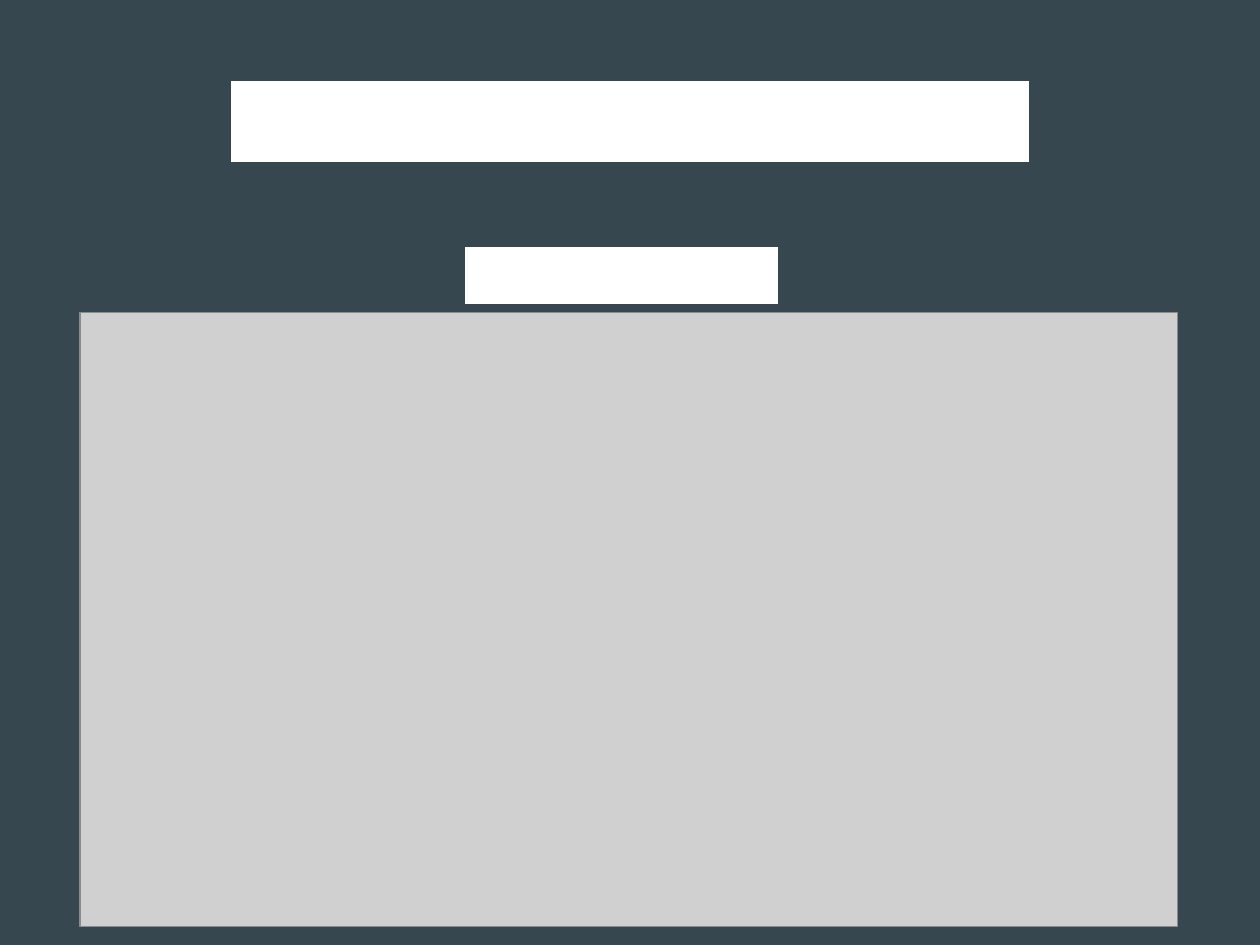
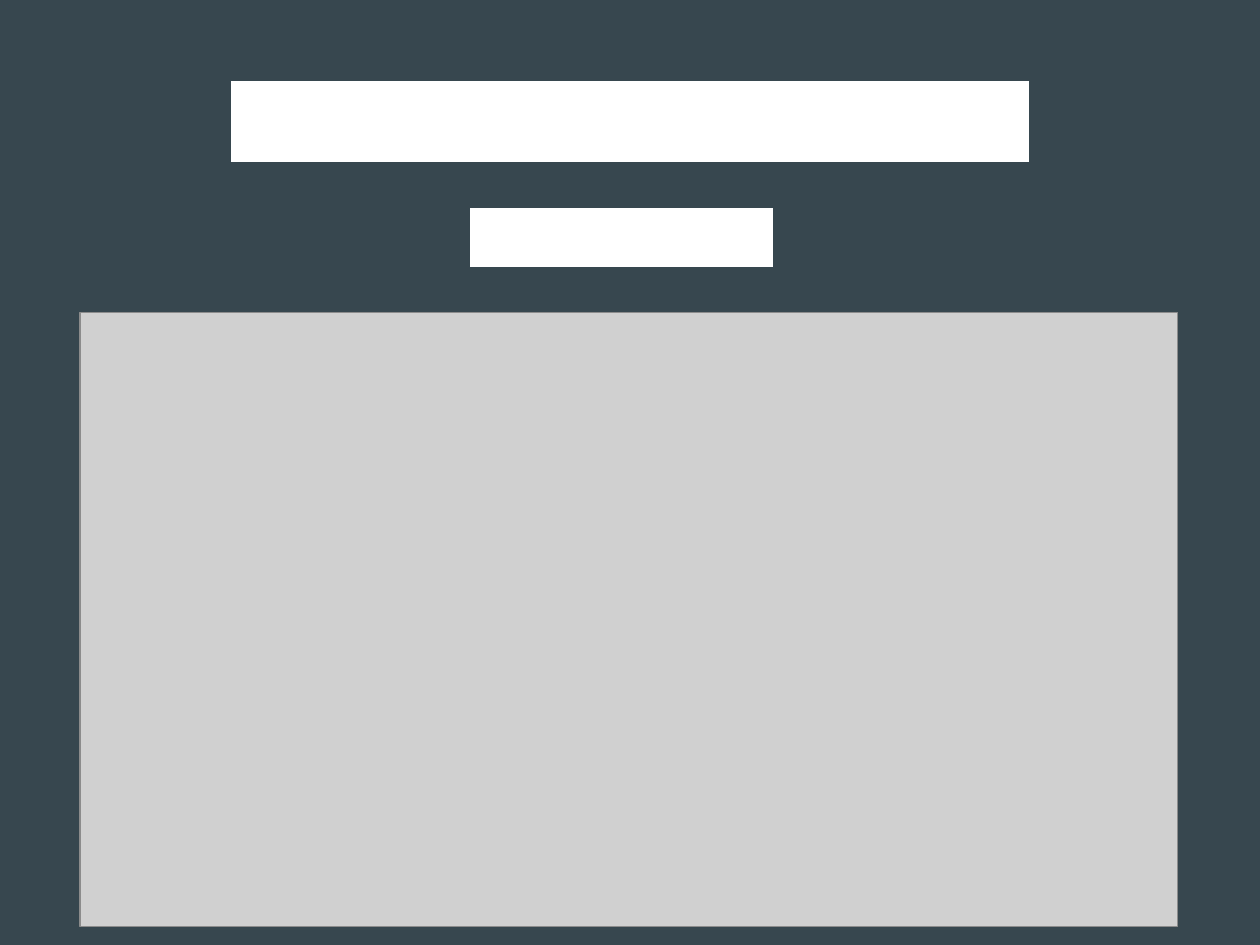
Before and after one commit to kentarchie/PebbleUniforumTalk, a slide deck: slide 1 of PebbleDevTalk.odp. Drawn at 1260x945 pixels with LibreOffice and Linux fonts; fonts in the diff are those of the drawing; grey boxes stand for pictures. Boxes give left, top, right and bottom in pixels: in the first picture for what was removed or moved away, otherwise in the second. Text is boxed around its words. In the diff, an @@ line names an element or a change of style, - is before the commit and + after.

```diff
--- a/PebbleDevTalk.odp
+++ b/PebbleDevTalk.odp
@@ subtitle "Time To Code": place and size @@
-subtitle "Time To Code" at (465,247,778,304)
+subtitle "Time To Code" at (470,202,773,268)
@@ subtitle "Time To Code" at (470,202,773,268): font Arial to Karla @@
```
Also in this commit, not shown: 1 other slide changed, 7 slides added.
